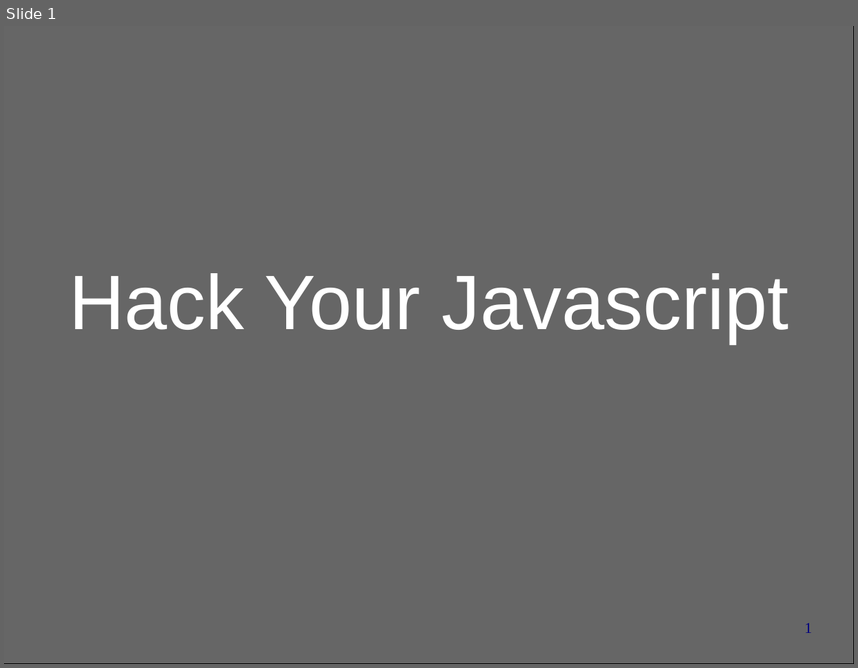
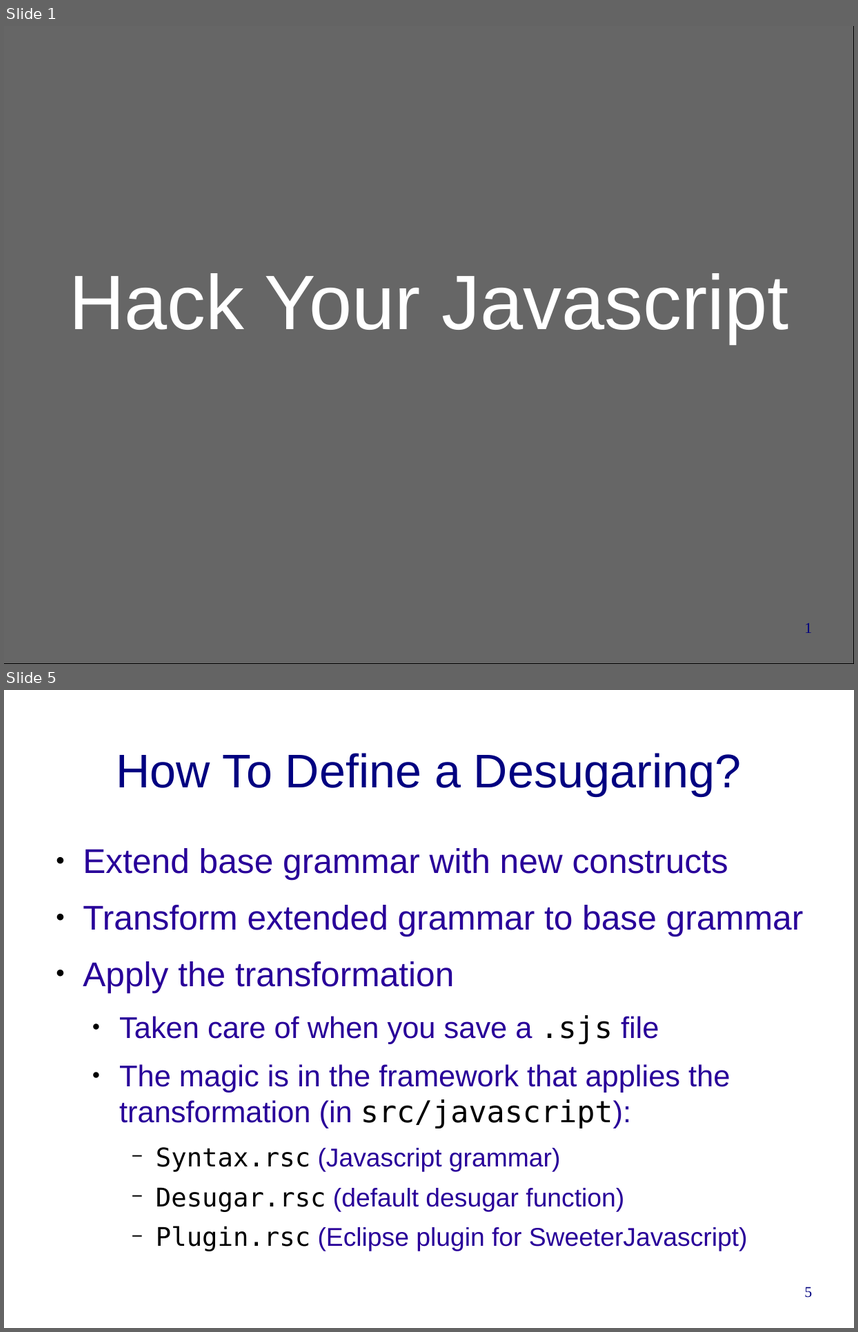
Before and after one commit to cwi-swat/rascal-course-pldi-2015, a slide deck: presentations/HackYourJavascript.odp. Shown one above the other, each under a label of ours: slide 1 before the commit, slides 1 and 5 after it; the slides between them are not shown. The pictures are 858x668 and 858x1332 pixels, drawn with LibreOffice and Linux fonts; fonts in the diff are those of the drawing; background and template pictures are left out. Boxes give left, top, right and bottom in pixels: in the first picture for what was removed or moved away, otherwise in the second. Text is boxed around its words. In the diff, an @@ line names an element or a change of style, - is before the commit and + after.

```diff
--- a/presentations/HackYourJavascript.odp
+++ b/presentations/HackYourJavascript.odp
@@ slide 5 added at (4, 690, 854, 1328), background #FFFFFF @@
@@ title added at (116, 753, 741, 796), 44 pt, text #000080 @@
+How To Define a Desugaring?
@@ text added at (83, 848, 804, 1251), 24 pt, text #280099 @@
+● Extend base grammar with new constructs
+● Transform extended grammar to base grammar
+● Apply the transformation
+  ● Taken care of when you save a .sjs file
+  ● The magic is in the framework that applies the transformation (in src/javascript):
+    − Syntax.rsc (Javascript grammar)
+    − Desugar.rsc (default desugar function)
+    − Plugin.rsc (Eclipse plugin for SweeterJavascript)
@@ page number added at (804, 1286, 812, 1297), 14 pt, text #000080 @@
+5
```
Also in this commit, not shown: 7 other slides added.
